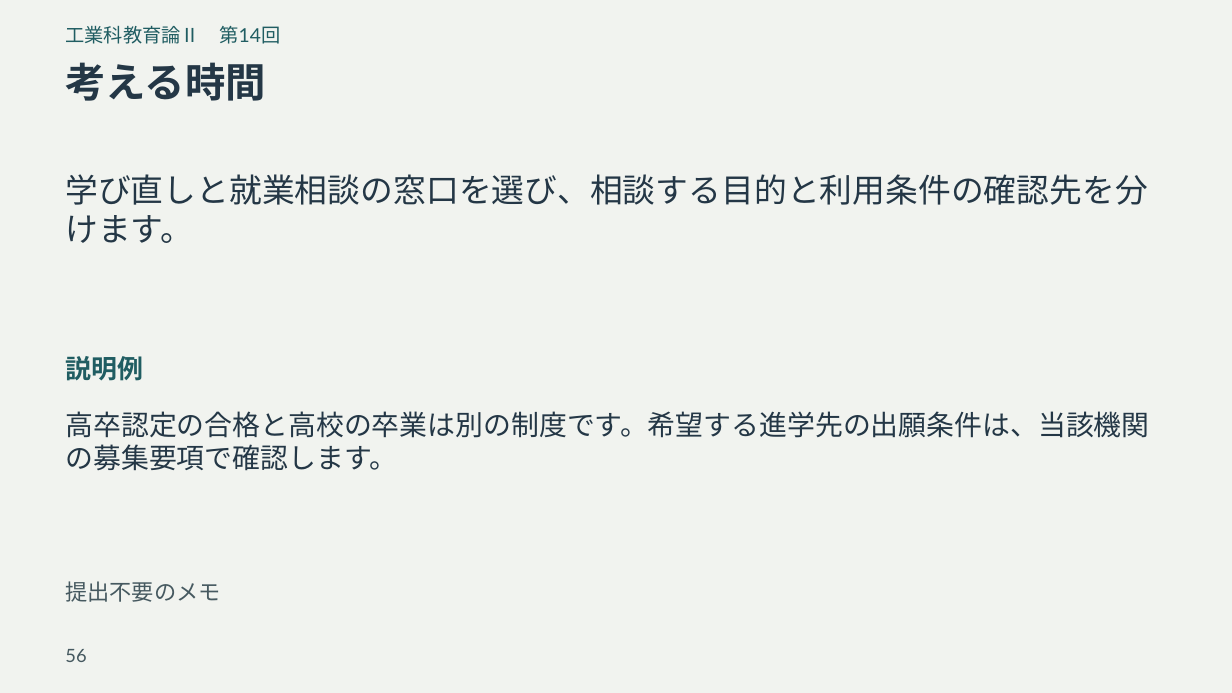
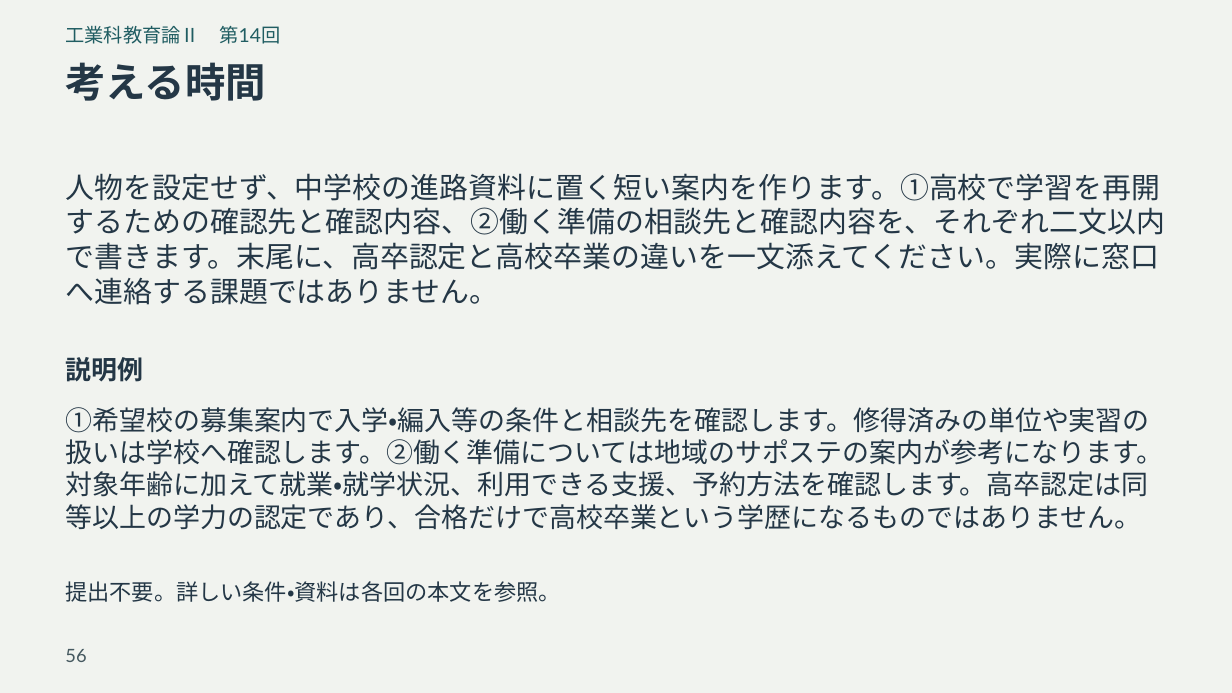
Before and after one commit to zooc-14calbp/industrial-education-ii, a slide deck: slide 56 of reorganized/20261105/expanded/slides.pptx. Drawn at 1232x693 pixels with LibreOffice and Linux fonts; fonts in the diff are those of the drawing. Boxes give left, top, right and bottom in pixels: in the first picture for what was removed or moved away, otherwise in the second. Text is boxed around its words. In the diff, an @@ line names an element or a change of style, - is before the commit and + after.

```diff
--- a/reorganized/20261105/expanded/slides.pptx
+++ b/reorganized/20261105/expanded/slides.pptx
@@ text at bbox=[65, 173, 1165, 305]: text changed; size 25.5 to 22.5 pt @@
-学び直しと就業相談の窓口を選び、相談する目的と利用条件の確認先を分けます。
+人物を設定せず、中学校の進路資料に置く短い案内を作ります。①高校で学習を再開するための確認先と確認内容、②働く準備の相談先と確認内容を、それぞれ二文以内で書きます。末尾に、高卒認定と高校卒業の違いを一文添えてください。実際に窓口へ連絡する課題ではありません。
@@ text "説明例" at bbox=[65, 357, 143, 382]: text colour #205D62 to #243746 @@
@@ text at bbox=[65, 407, 1163, 529]: text changed; size 21.8 to 21 pt @@
-高卒認定の合格と高校の卒業は別の制度です。希望する進学先の出願条件は、当該機関の募集要項で確認します。
+①希望校の募集案内で入学・編入等の条件と相談先を確認します。修得済みの単位や実習の扱いは学校へ確認します。②働く準備については地域のサポステの案内が参考になります。対象年齢に加えて就業・就学状況、利用できる支援、予約方法を確認します。高卒認定は同等以上の学力の認定であり、合格だけで高校卒業という学歴になるものではありません。
@@ text at bbox=[65, 581, 560, 602]: text changed; text colour #465960 to #243746 @@
-提出不要のメモ
+提出不要。詳しい条件・資料は各回の本文を参照。
```
Also in this commit, not shown: 48 other slides changed, 13 other files.
